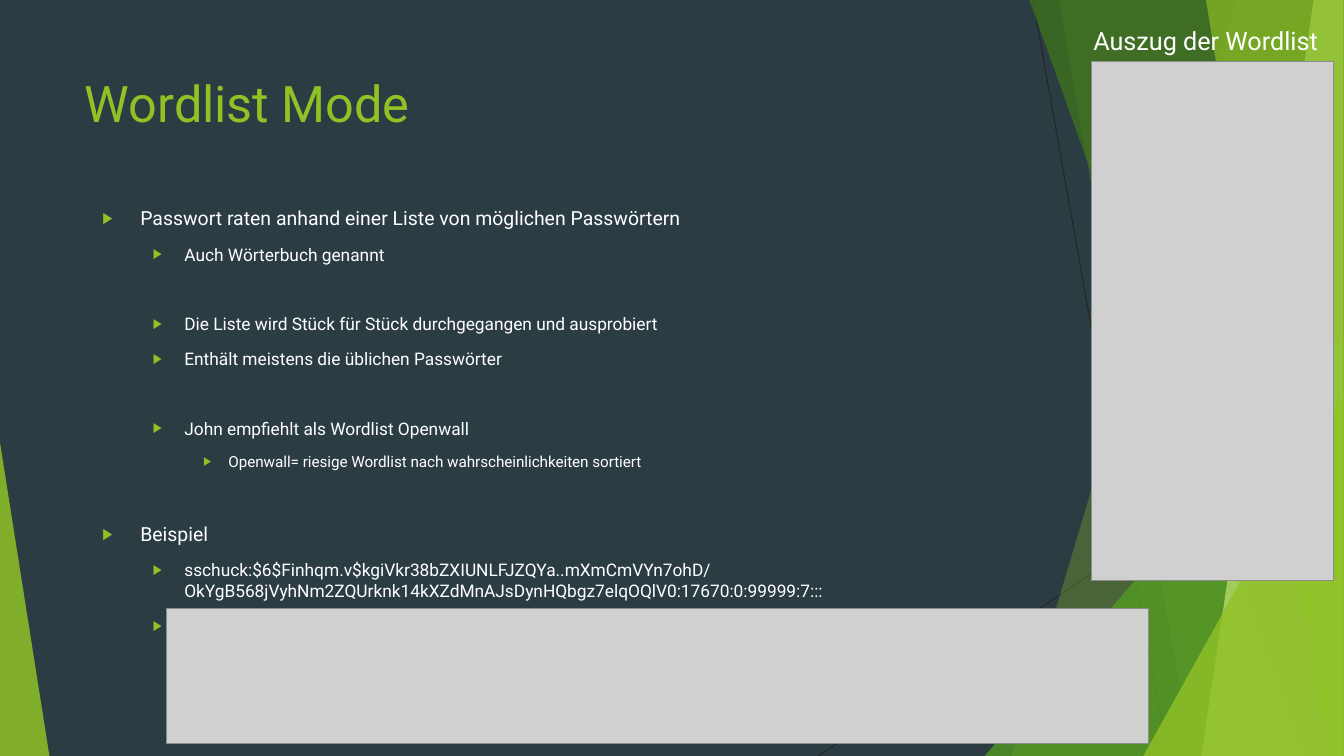
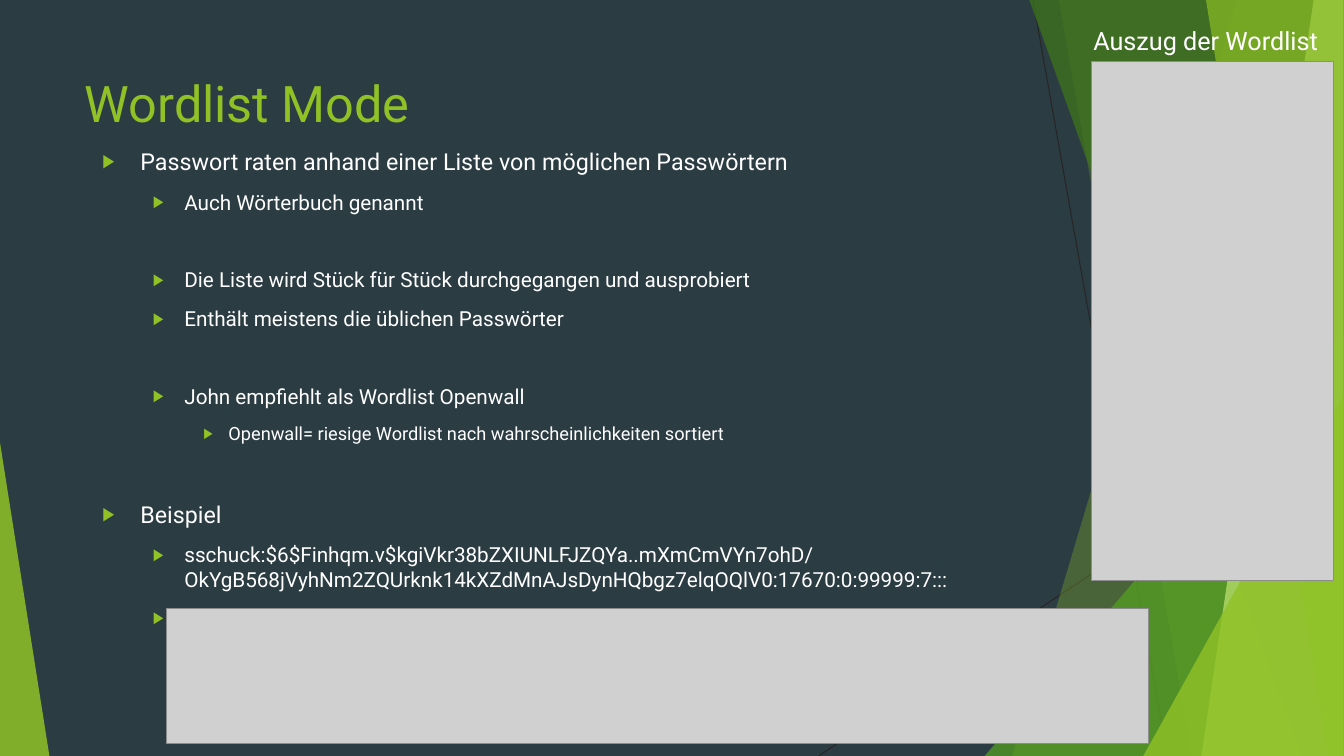
Before and after one commit to StefanSchuck/JohnTheRipperVortrag, a slide deck: slide 12 of Vortrag.pptx (slide 11 before the commit). Drawn at 1344x756 pixels with LibreOffice and Linux fonts; fonts in the diff are those of the drawing; grey boxes stand for pictures. Boxes give left, top, right and bottom in pixels: in the first picture for what was removed or moved away, otherwise in the second. Text is boxed around its words. In the diff, an @@ line names an element or a change of style, - is before the commit and + after.

```diff
--- a/Vortrag.pptx
+++ b/Vortrag.pptx
@@ text "Passwort raten anhand einer Liste ...": place and size @@
-text "Passwort raten anhand einer Liste ..." at (140,210,822,601)
+text "Passwort raten anhand einer Liste ..." at (140,152,947,609)
@@ text "Passwort raten anhand einer Liste ..." at (140,152,947,609): size 13.9 to 16.6 pt in "Passwort raten anhand einer Liste von möglichen ...", "Beispiel"; size 12.4 to 14.8 pt in "Auch Wörterbuch genannt", "Die Liste wird Stück für Stück durchgegangen ...", "Enthält meistens die üblichen Passwörter", "John empfiehlt als Wordlist Openwall" and 2 more places; size 10.8 to 12.9 pt in "Openwall= riesige Wordlist nach wahrscheinlichkeiten sortier ..." @@
```
Also in this commit, not shown: 8 other slides changed, 3 slides added, 5 slides removed.
